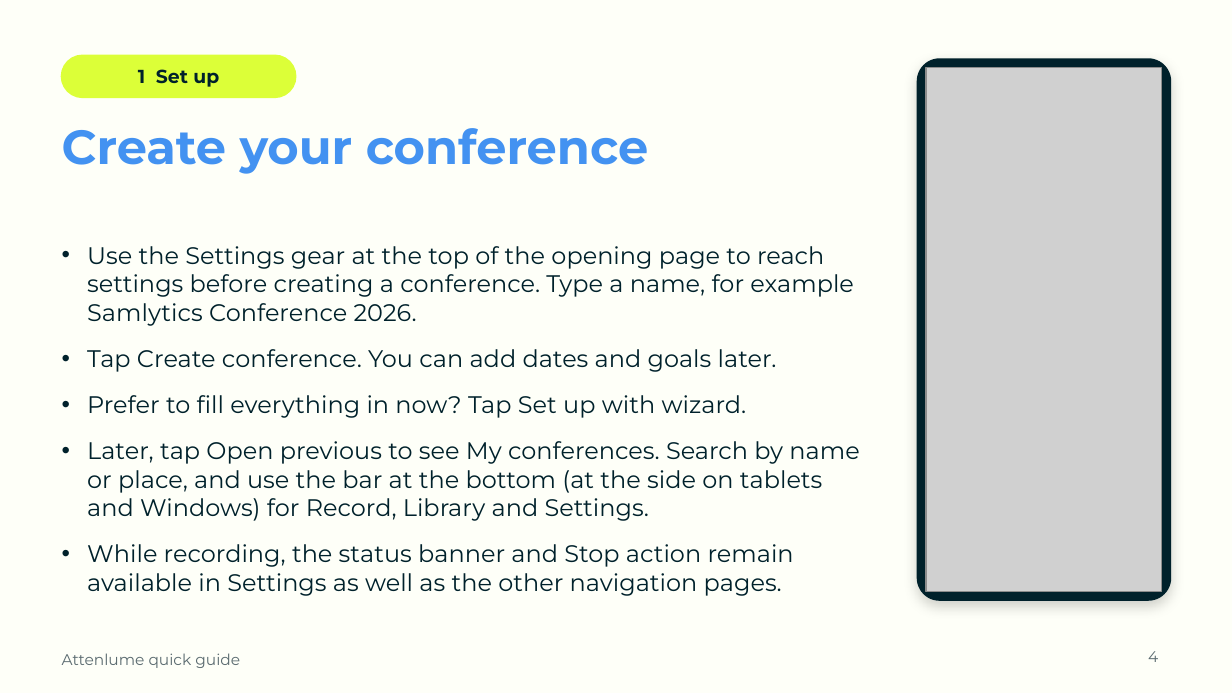
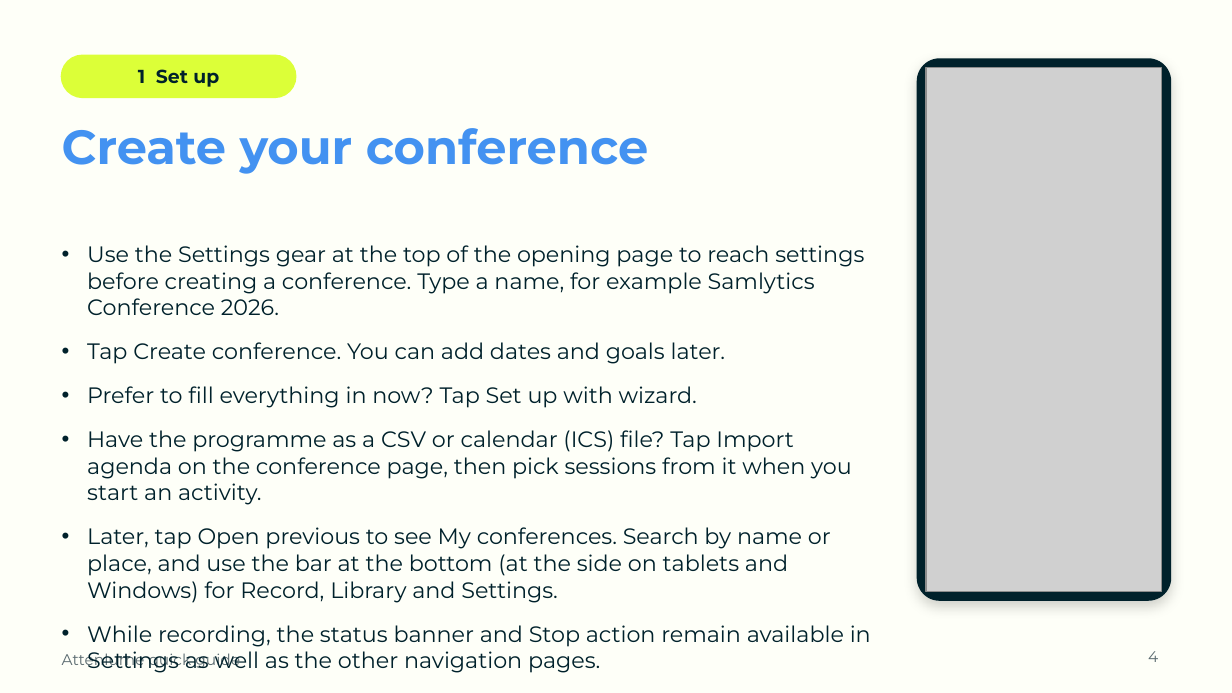
Before and after one commit to SamsonOluwaseun/attenlume, a slide deck: slide 4 of docs/user-guide/Attenlume-Quick-Guide.pptx. Drawn at 1232x693 pixels with LibreOffice and Linux fonts; fonts in the diff are those of the drawing; grey boxes stand for pictures; background and template pictures are left out. Boxes give left, top, right and bottom in pixels: in the first picture for what was removed or moved away, otherwise in the second. Text is boxed around its words. In the diff, an @@ line names an element or a change of style, - is before the commit and + after.

```diff
--- a/docs/user-guide/Attenlume-Quick-Guide.pptx
+++ b/docs/user-guide/Attenlume-Quick-Guide.pptx
@@ text at <box>87,245,871,673</box>: size 14 to 13 pt in "Use the Settings gear at the top ...", "Tap Create conference. You can add dates ...", "Prefer to fill everything in now? Tap ...", "Later, tap Open previous to see My ..." and 1 more places @@
@@ text at <box>87,430,852,505</box>: paragraph added @@
+• Have the programme as a CSV or calendar (ICS) file? Tap Import agenda on the conference page, then pick sessions from it when you start an activity.
```
Also in this commit, not shown: 2 other slides changed, 3 other files.
